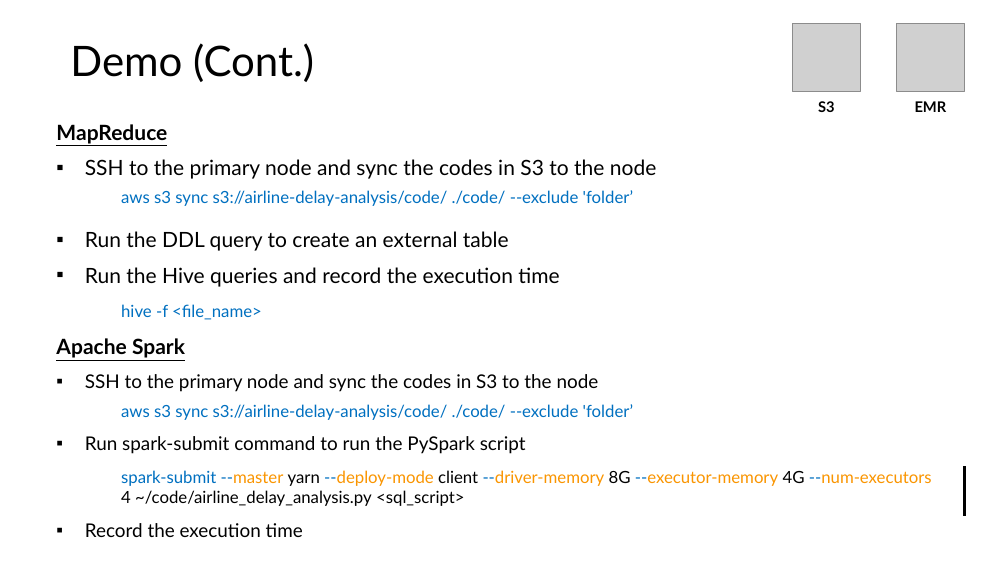
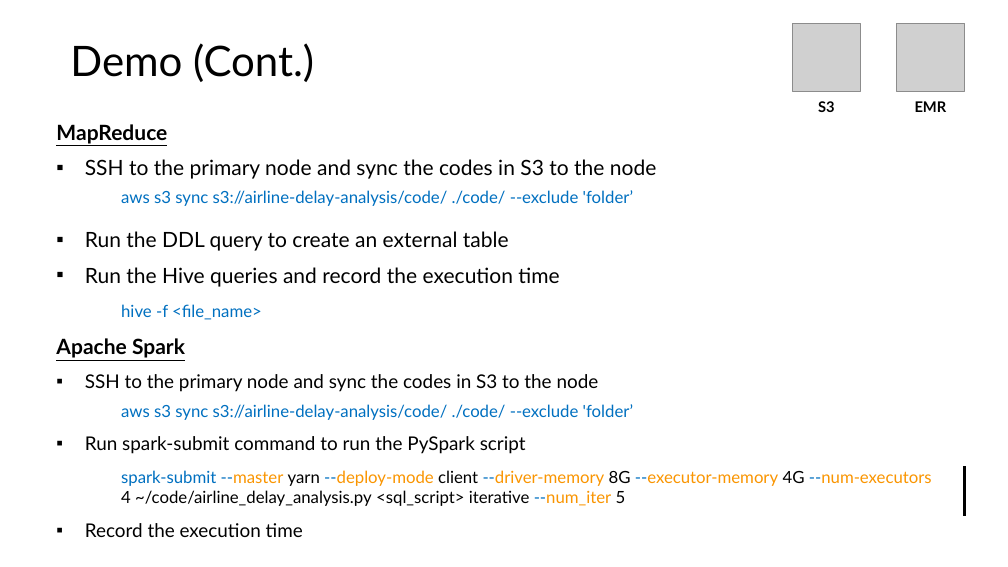
Before and after one commit to Chilthalanka/UoM_MapReduce-vs-Spark, a slide deck: slide 6 of demo/UOM_239375E.pptx. Drawn at 1008x567 pixels with LibreOffice and Linux fonts; fonts in the diff are those of the drawing; grey boxes stand for pictures. Boxes give left, top, right and bottom in pixels: in the first picture for what was removed or moved away, otherwise in the second. Text is boxed around its words. In the diff, an @@ line names an element or a change of style, - is before the commit and + after.

Commit message:
Update the code and results for the iterative method

```diff
--- a/demo/UOM_239375E.pptx
+++ b/demo/UOM_239375E.pptx
@@ text at <box>121,470,932,506</box>: text changed @@
-spark-submit --master yarn --deploy-mode client --driver-memory 8G --executor-memory 4G --num-executors 4 ~/code/airline_delay_analysis.py <sql_script>
+spark-submit --master yarn --deploy-mode client --driver-memory 8G --executor-memory 4G --num-executors 4 ~/code/airline_delay_analysis.py <sql_script> iterative --num_iter 5
```
Also in this commit, not shown: 2 other slides changed, 34 other files.
